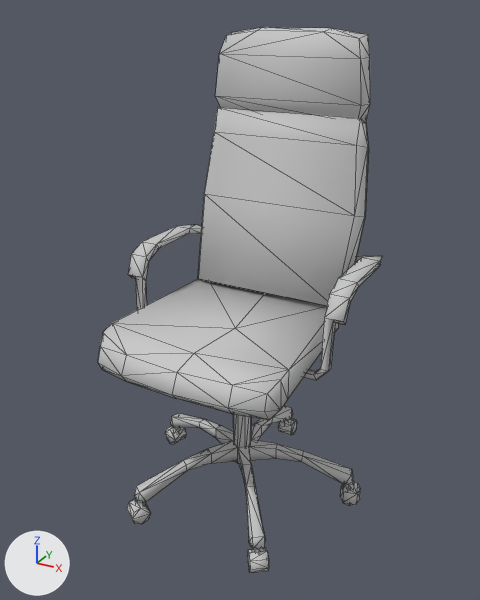
Renders of the FBX model Assets/Resources/3Dmodels/ChairBlue.FBX from each side of a commit.
Rendered twice from a 50 mm lens placed at (0.761, -1.395, 1.299), pointed at (-0.003, -0.007, 0.605). Lighting does not change. The marker at lower left points along +X, +Y and +Z. Mesh edges are drawn as thin lines. Where no turn or scale is listed for an object, it has been applied to the vertices.

Objects in the first picture: 'ChairBlue'.
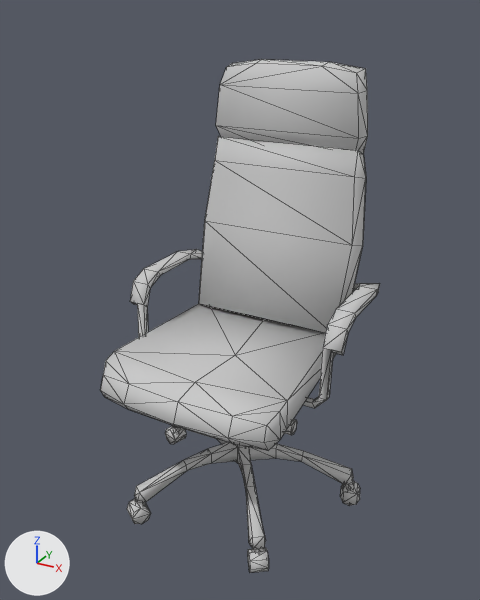
Pixel boxes (x1, y1, x2, y2) of what changed, in the pictures (480 x 600 px; the box of a moved part takes in the faces that stretch with it):
'ChairBlue', reshaped: before (98, 27, 382, 573); after (101, 59, 380, 573)
part 1 of me_mesh, moved or reshaped: before (128, 224, 382, 380); after (130, 249, 380, 408)
part 2 of me_mesh, moved or reshaped: before (198, 107, 369, 306); after (199, 137, 366, 333)
part 3 of me_mesh, moved or reshaped: before (216, 27, 370, 122); after (216, 59, 368, 153)
part 4 of me_mesh, moved or reshaped: before (98, 279, 338, 420); after (101, 304, 336, 450)

The edits, one by one:
me_mesh has 485 vertices, 828 faces and spans x -0.334..0.334, y -0.334..0.344, z -0.003..1.253.
me_mesh is used by ob_chairblue; location (0.0, 0.0, 0.0).
me_mesh part 1: the loose piece of 103 vertices spanning x -0.308..0.308, y -0.088..0.242, z 0.47..0.715 is moved by (0.0, 0.0, -0.079).
me_mesh part 2: the loose piece of 22 vertices spanning x -0.243..0.243, y 0.113..0.294, z 0.552..1.048 is moved by (0.0, 0.0, -0.079).
me_mesh part 3: the loose piece of 33 vertices spanning x -0.216..0.216, y 0.227..0.321, z 1.015..1.253 is moved by (0.0, 0.0, -0.079).
me_mesh part 4: the loose piece of 31 vertices spanning x -0.243..0.243, y -0.334..0.158, z 0.476..0.578 is moved by (0.0, 0.0, -0.079).
